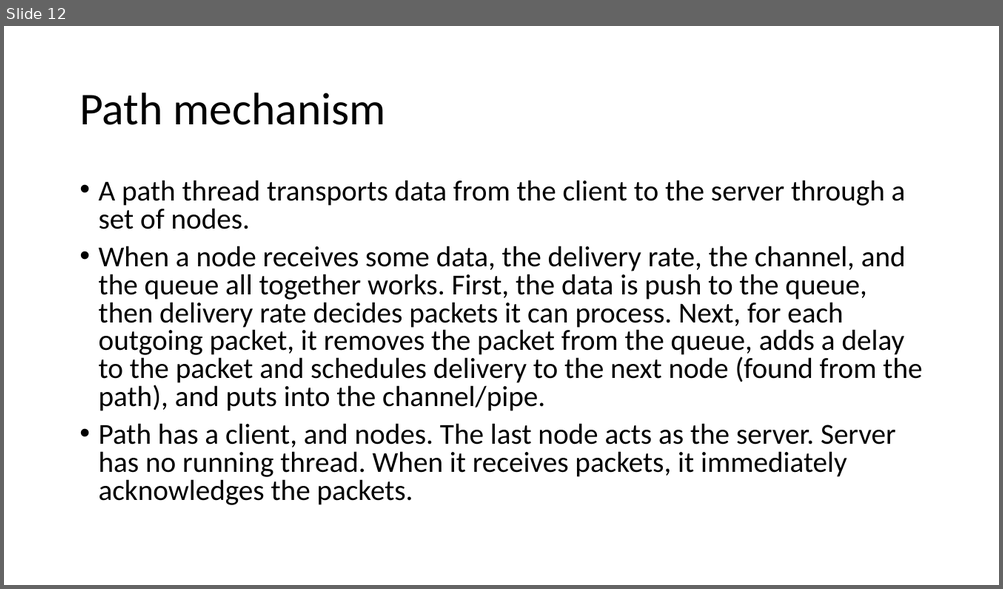
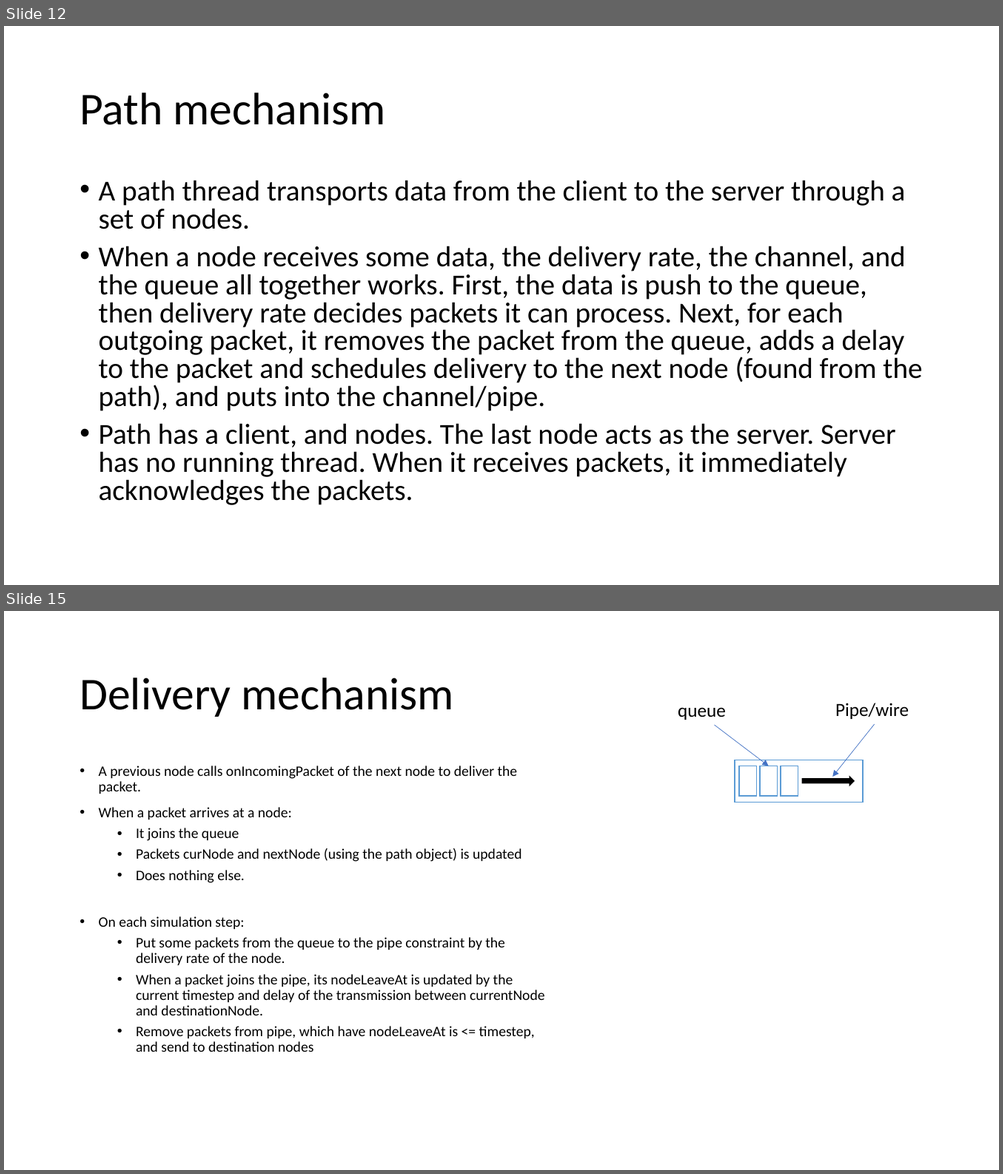
Before and after one commit to adhocmaster/pyns, a slide deck: doc/plan.pptx. Shown one above the other, each under a label of ours: slide 12 before the commit, slides 12 and 15 after it; the slides between them are not shown. The pictures are 1003x589 and 1003x1174 pixels, drawn with LibreOffice and Linux fonts; fonts in the diff are those of the drawing. Boxes give left, top, right and bottom in pixels: in the first picture for what was removed or moved away, otherwise in the second. Text is boxed around its words. In the diff, an @@ line names an element or a change of style, - is before the commit and + after.

```diff
--- a/doc/plan.pptx
+++ b/doc/plan.pptx
@@ slide 15 added at (x1=4, y1=611, x2=999, y2=1170), background #FFFFFF @@
@@ title added at (x1=79, y1=678, x2=454, y2=717), 44 pt, text #000000 @@
+Delivery mechanism
@@ text added at (x1=677, y1=707, x2=726, y2=720), 18 pt, text #000000 @@
+queue
@@ text added at (x1=835, y1=703, x2=908, y2=719), 18 pt, text #000000 @@
+Pipe/wire
@@ arrow added from (714, 725) to (768, 766), #4472C4 0.5 pt @@
@@ arrow added from (874, 724) to (832, 777), #4472C4 0.5 pt @@
@@ text added at (x1=99, y1=766, x2=545, y2=1052), 14 pt, text #000000 @@
+• A previous node calls onIncomingPacket of the next node to deliver the packet.
+• When a packet arrives at a node:
+  • It joins the queue
+  • Packets curNode and nextNode (using the path object) is updated
+  • Does nothing else.
+• On each simulation step:
+  • Put some packets from the queue to the pipe constraint by the delivery rate of the node.
+  • When a packet joins the pipe, its nodeLeaveAt is updated by the current timestep and delay of the transmission between currentNode and destinationNode.
+  • Remove packets from pipe, which have nodeLeaveAt is <= timestep, and send to destination nodes
@@ group added at (x1=734, y1=760, x2=862, y2=803): 4 rectangles, 1 right arrow @@
```
Also in this commit, not shown: 1 slide changed, 1 other slide added, 1 slide removed, 5 other files.
